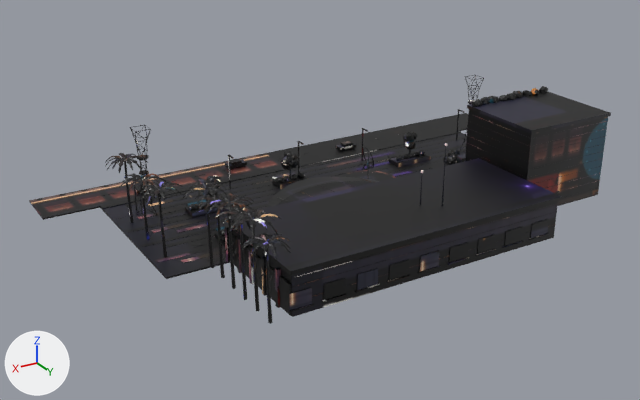
The glTF model public/img/tower/hotel.glb as it was, and as the next commit left it.
Rendered twice from a 50 mm camera at (17.5, 20.7, 12.5) aimed at (2.9, -3.7, 0.3). The lights are fixed; the arrows at lower left show +X, +Y and +Z. The first picture is the older version. Vertices at exactly the same position are counted once.

The first picture shows 'base' and 2 more.
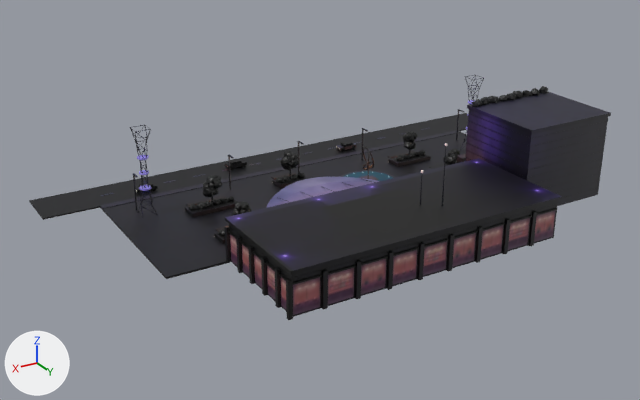
The change in detail:
me_base is used by ob_base; location (0.0, 0.0, 0.0).
me_base had 21789 vertices, 37770 faces and spanned x -8.6..11.4, y -9.7..2.8, z -0.1..3.3.
me_base now has 17782 vertices, 32240 faces and spans x -8.6..11.4, y -9.7..2.3, z -0.1..3.3.
me_base part 1: the loose piece of 8 vertices spanning x -2.2..-1.4, y 2.2..2.3, z 0.2 is moved by (-0.2, 0.0, 0.8).
me_base part 2: the loose piece of 8 vertices spanning x -1.0..-0.2, y 2.2..2.3, z 0.2 is moved by (-0.2, 0.0, 0.8).
me_base part 3: the loose piece of 8 vertices spanning x 0.0..0.9, y 2.2..2.3, z 0.2 is moved by (-0.2, 0.0, 0.8).
me_base part 4: the loose piece of 8 vertices spanning x 1.1..1.9, y 2.2..2.3, z 0.2 is moved by (-0.2, 0.0, 0.8).
me_base part 5: the loose piece of 8 vertices spanning x 2.2..3.1, y 2.2..2.3, z 0.2 is moved by (-0.2, 0.0, 0.8).
me_base part 6: the loose piece of 8 vertices spanning x 3.3..4.2, y 2.2..2.3, z 0.2 is moved by (-0.2, 0.0, 0.8).
me_base part 7: the loose piece of 8 vertices spanning x 4.4..5.2, y 2.2..2.3, z 0.2 is moved by (-0.2, 0.0, 0.8).
me_base part 8: the loose piece of 8 vertices spanning x 5.5..6.3, y 2.2..2.3, z 0.2 is moved by (-0.2, 0.0, 0.8).
me_base part 9: the loose piece of 8 vertices spanning x 6.7..7.5, y 2.2..2.3, z 0.2 is moved by (-0.2, 0.0, 0.8).
me_base part 10: 112 loose pieces with 4127 vertices, spanning x -6.5..9.7, y -7.6..2.8, z 0.0..2.9, are deleted.
me_base part 11: 2 vertices moved within x 5.2, y -2.6, z 0.0..1.1; 10 vertices removed from x 7.4, y -1.6..2.2, z 0.1; 138 vertices added at x -2.4..7.5, y -1.6..2.3, z 0.0..1.2.
me_base part 12: 31420 kept faces spanning x -8.6..11.4, y -9.7..2.3, z -0.1..3.3 get new texture (UV) coordinates.
Other edits to the shape of me_base do not show in these pictures.

Pixel boxes (x1, y1, x2, y2) of what changed, in the pictures (640 x 400 px; the box of a moved part takes in the faces that stretch with it):
'base', reshaped: before (29, 75, 611, 324); after (29, 75, 611, 320)
part 1 of me_base, moved or reshaped: before (529, 233, 549, 240); after (537, 208, 557, 215)
part 2 of me_base, moved or reshaped: before (503, 241, 523, 248); after (510, 215, 532, 223)
part 3 of me_base, moved or reshaped: before (476, 249, 497, 256); after (483, 223, 505, 231)
part 4 of me_base, moved or reshaped: before (447, 257, 469, 265); after (454, 230, 478, 239)
part 5 of me_base, moved or reshaped: before (418, 266, 441, 274); after (425, 238, 449, 247)
part 6 of me_base, moved or reshaped: before (387, 275, 411, 283); after (394, 247, 419, 256)
part 7 of me_base, moved or reshaped: before (355, 284, 380, 293); after (361, 256, 388, 266)
part 8 of me_base, moved or reshaped: before (322, 293, 348, 303); after (328, 265, 356, 275)
part 9 of me_base, moved or reshaped: before (287, 304, 314, 313); after (293, 274, 322, 285)
part 10 of me_base, deleted: before (105, 136, 549, 324)
part 11 of me_base, reshaped: before (229, 236, 292, 316); after (228, 210, 556, 320)
part 12 of me_base, surface changed: (29, 88, 609, 317) in both
